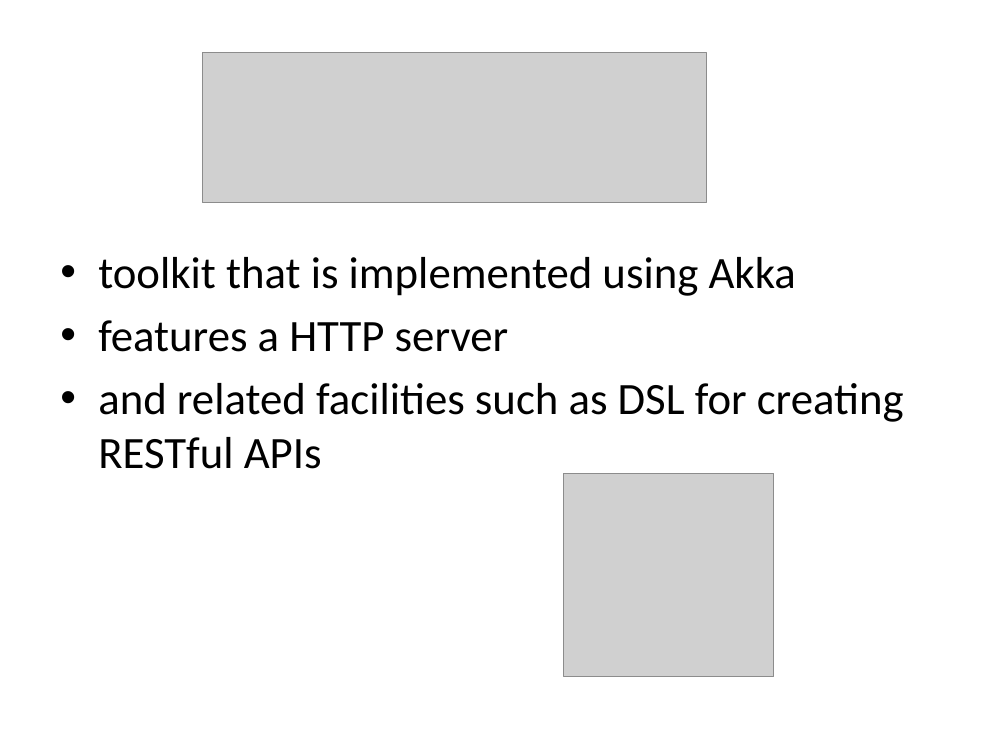
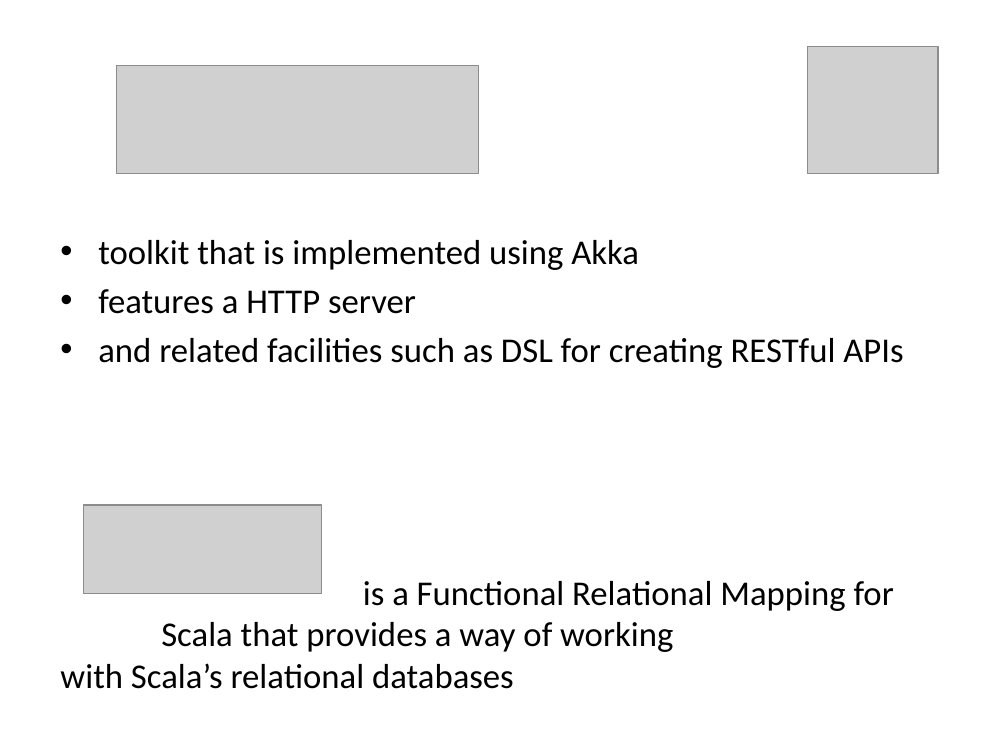
Before and after one commit to martadoberschuetz/scala, a slide deck: slide 13 of project presentation final.pptx (slide 18 before the commit). Drawn at 1008x756 pixels with LibreOffice and Linux fonts; fonts in the diff are those of the drawing; grey boxes stand for pictures. Boxes give left, top, right and bottom in pixels: in the first picture for what was removed or moved away, otherwise in the second. Text is boxed around its words. In the diff, an @@ line names an element or a change of style, - is before the commit and + after.

```diff
--- a/project presentation final.pptx
+++ b/project presentation final.pptx
@@ picture: place and size @@
-picture at box(563, 473, 773, 676)
+picture at box(807, 46, 938, 173)
@@ picture: place and size @@
-picture at box(203, 52, 707, 203)
+picture at box(117, 66, 479, 173)
@@ text at box(98, 240, 903, 368): size 32 to 24.8 pt in "toolkit that is implemented using Akka", "features a HTTP server", "and related facilities such as DSL for ..."; less space between paragraphs @@
@@ picture added at box(84, 505, 322, 594) @@
@@ text at box(60, 581, 894, 689): paragraph added @@
+is a Functional Relational Mapping for Scala that provides a way of working with Scala’s relational databases
```
Also in this commit, not shown: 6 other slides changed, 8 slides removed.
